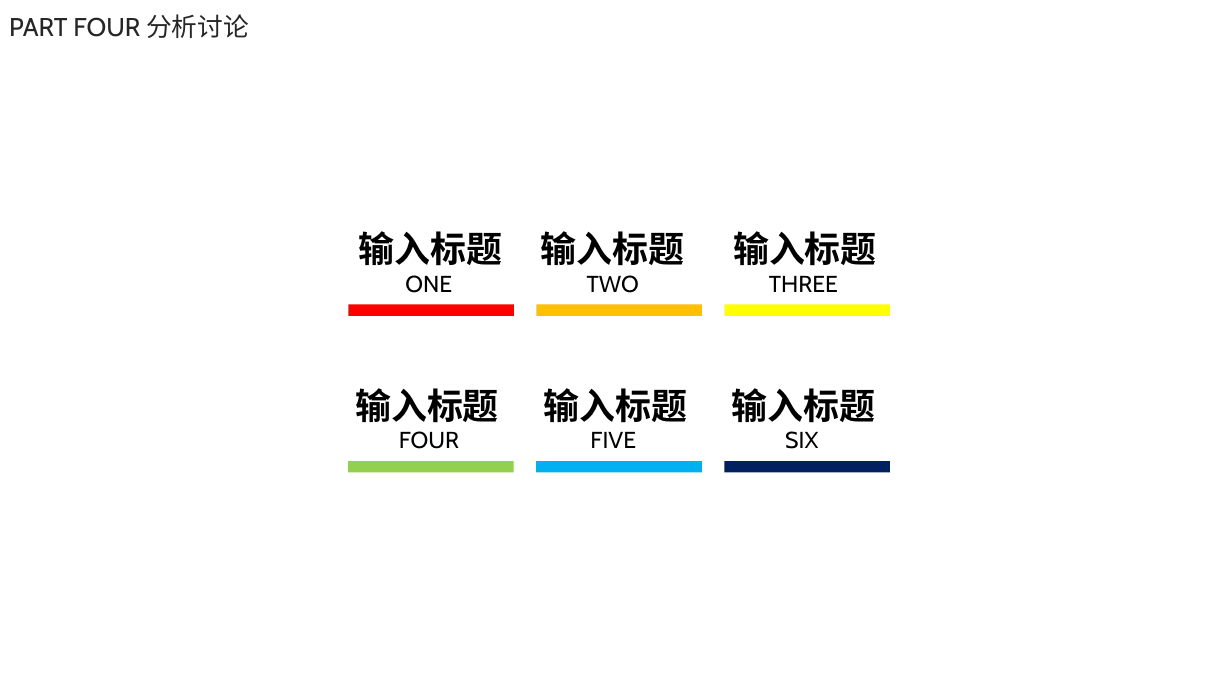
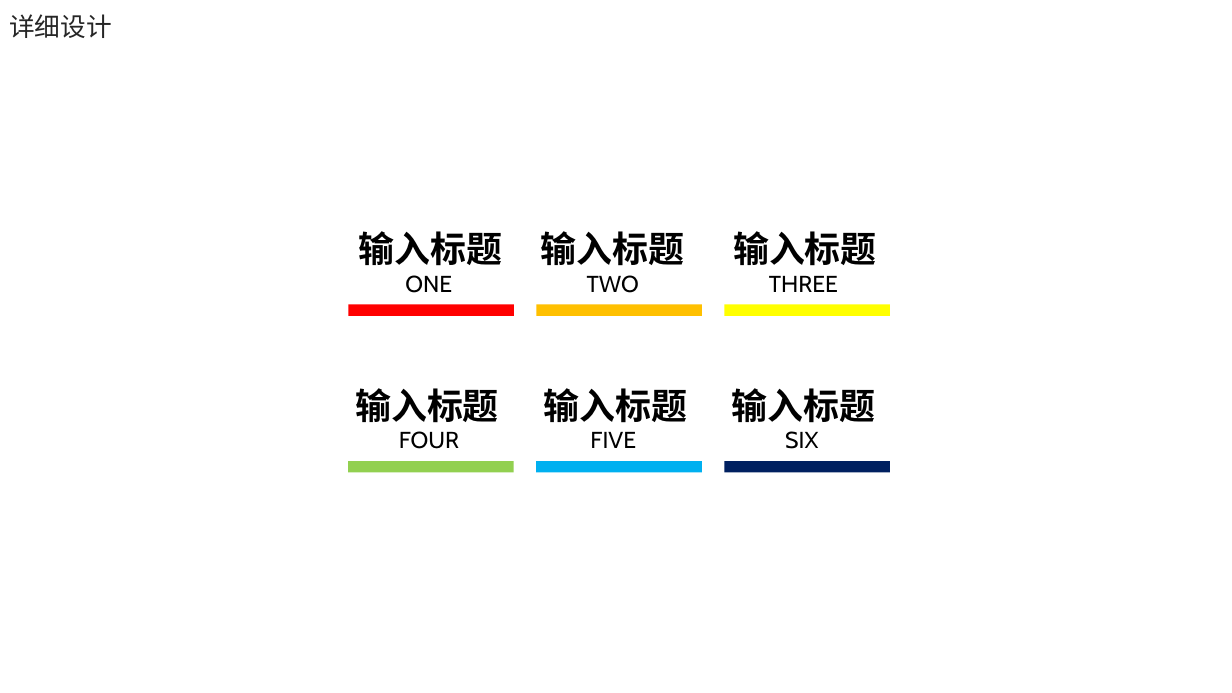
Before and after one commit to electronic-shopping-mall/liuyue, a slide deck: slide 16 of 答辩PPT.pptx. Drawn at 1232x693 pixels with LibreOffice and Linux fonts; fonts in the diff are those of the drawing; background and template pictures are left out. Boxes give left, top, right and bottom in pixels: in the first picture for what was removed or moved away, otherwise in the second. Text is boxed around its words. In the diff, an @@ line names an element or a change of style, - is before the commit and + after.

```diff
--- a/答辩PPT.pptx
+++ b/答辩PPT.pptx
@@ text at bbox=[9, 14, 112, 38]: text changed @@
-PART FOUR 分析讨论
+详细设计
```
Also in this commit, not shown: 17 other slides changed, 1 slide added, 1 slide removed.
